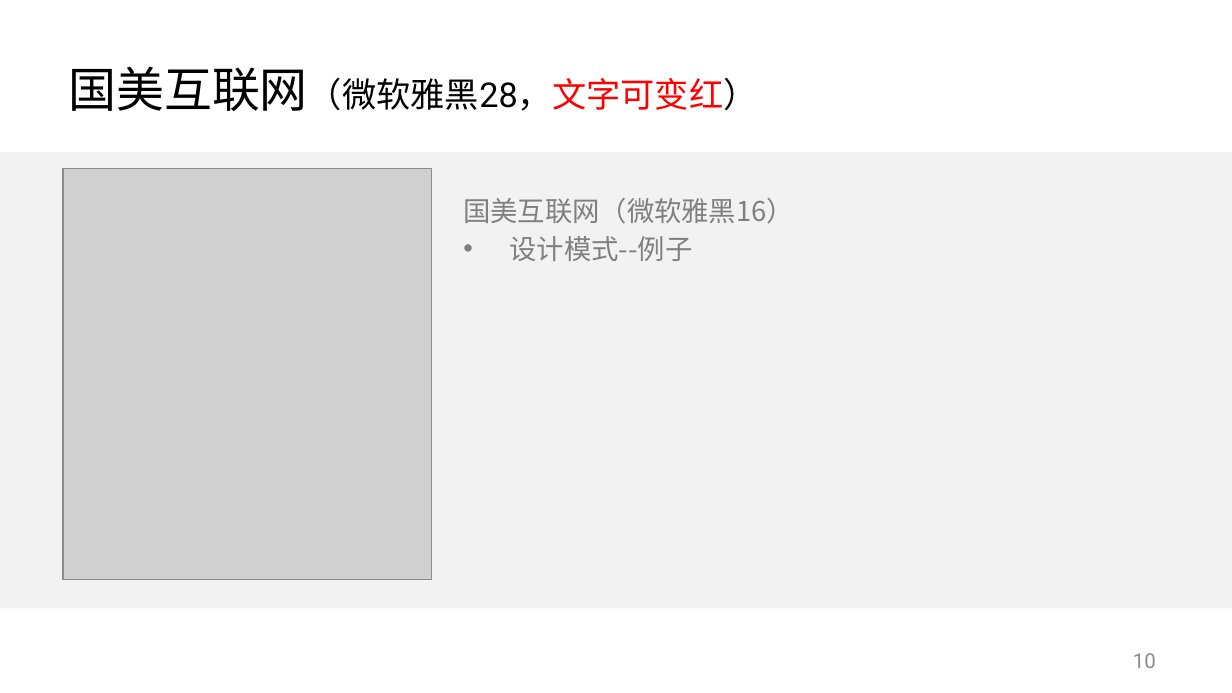
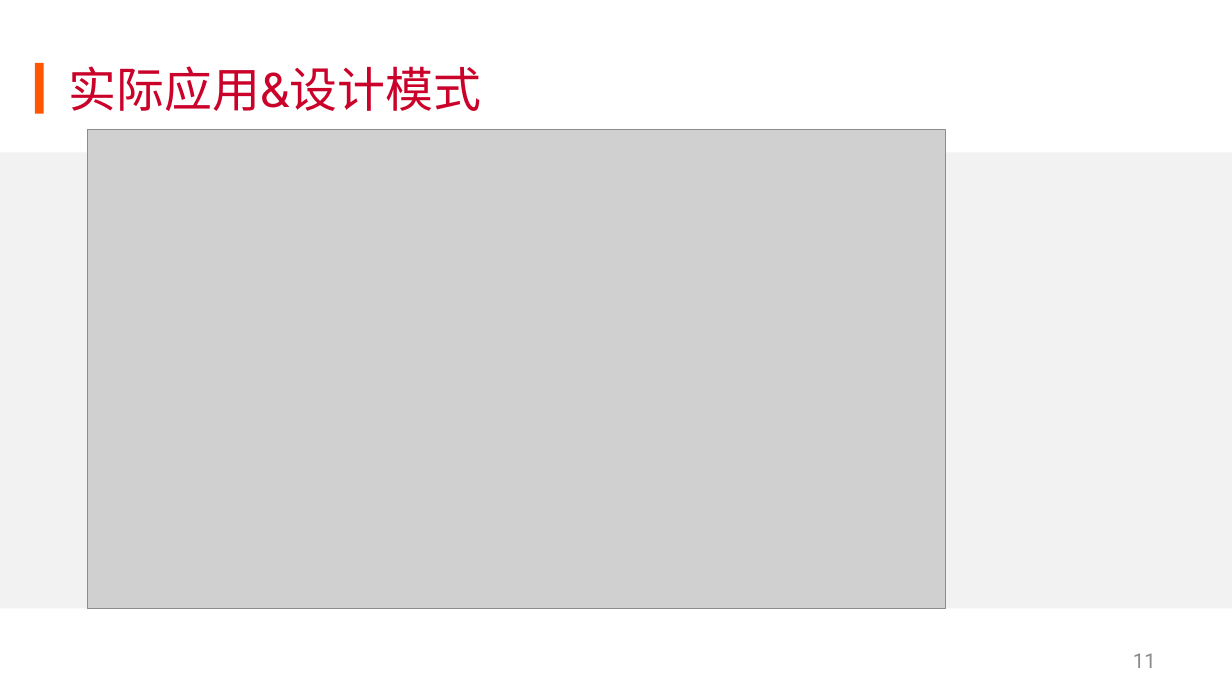
Before and after one commit to KuiShang/skilTree, a slide deck: slide 12 of 国美互联网PPT答辩模版.pptx (slide 11 before the commit). Drawn at 1232x693 pixels with LibreOffice and Linux fonts; fonts in the diff are those of the drawing; grey boxes stand for pictures; background and template pictures are left out. Boxes give left, top, right and bottom in pixels: in the first picture for what was removed or moved away, otherwise in the second. Text is boxed around its words. In the diff, an @@ line names an element or a change of style, - is before the commit and + after.

```diff
--- a/国美互联网PPT答辩模版.pptx
+++ b/国美互联网PPT答辩模版.pptx
@@ rectangle added at (34, 63, 43, 113), fill #FF5400 @@
@@ title at (69, 66, 482, 111): text changed; size 20 to 28 pt; text colour #000000 to #CA022A @@
-国美互联网（微软雅黑28，文字可变红）
+实际应用&设计模式
@@ picture added at (87, 129, 946, 607) @@
@@ picture removed at (63, 169, 431, 580) @@
@@ text removed at (463, 198, 794, 261) @@
-国美互联网（微软雅黑16）
-• 设计模式--例子
@@ page number at (1133, 653, 1156, 668): text changed @@
-10
+11
```
Also in this commit, not shown: 7 other slides changed, 7 slides added, 3 slides removed, 23 other files.
